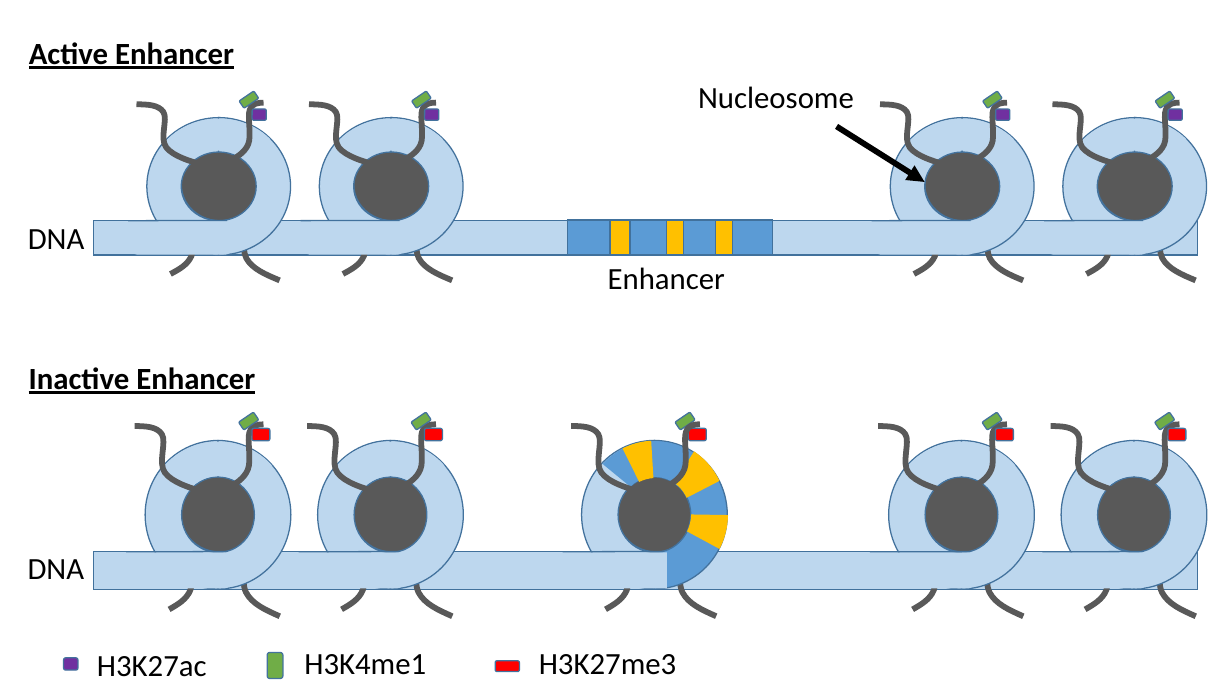
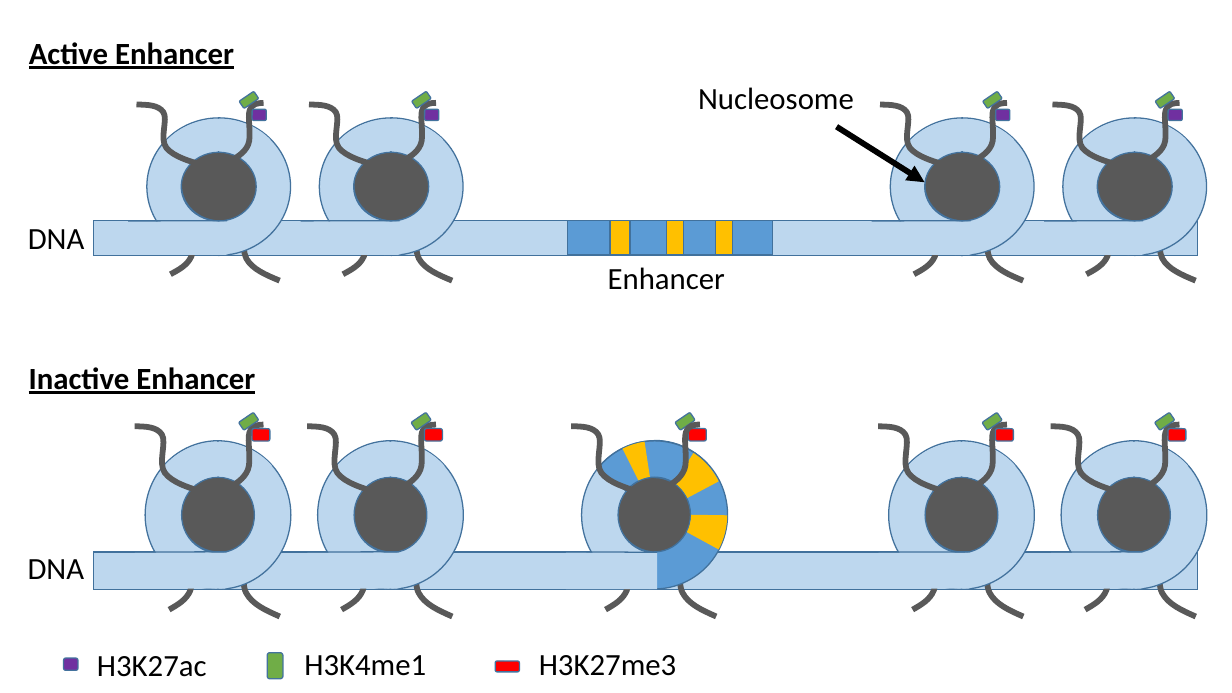
Before and after one commit to David-Taub/HOP-HMM, a slide deck: slide 3 of Help/Figures.pptx. Drawn at 1232x693 pixels with LibreOffice and Linux fonts; fonts in the diff are those of the drawing. Boxes give left, top, right and bottom in pixels: in the first picture for what was removed or moved away, otherwise in the second. Text is boxed around its words. In the diff, an @@ line names an element or a change of style, - is before the commit and + after.

```diff
--- a/Help/Figures.pptx
+++ b/Help/Figures.pptx
@@ proportions changed in 3 elements at (x1=581, y1=441, x2=730, y2=591), (x1=580, y1=439, x2=727, y2=589), (x1=582, y1=442, x2=727, y2=591) @@
@@ arch (boxed as its full ring) at (x1=582, y1=440, x2=728, y2=589): outline #43739E 1 pt to #41719C 1 pt; proportions changed @@
@@ arch (boxed as its full ring) resized from (x1=587, y1=441, x2=723, y2=571) to (x1=582, y1=441, x2=727, y2=588) @@
@@ arch (boxed as its full ring) at (x1=582, y1=441, x2=727, y2=588): outline none to #41719C 1 pt; proportions changed @@
@@ outline redrawn in 20 elements at (x1=395, y1=207, x2=453, y2=281), (x1=400, y1=103, x2=436, y2=163), (x1=222, y1=207, x2=280, y2=281), (x1=227, y1=103, x2=263, y2=163), (x1=1138, y1=207, x2=1196, y2=281), (x1=1143, y1=103, x2=1179, y2=163), (x1=966, y1=207, x2=1024, y2=281), (x1=971, y1=103, x2=1007, y2=163), (x1=342, y1=545, x2=379, y2=610), (x1=399, y1=424, x2=436, y2=489), (x1=169, y1=545, x2=206, y2=610), (x1=226, y1=424, x2=263, y2=489), (x1=1085, y1=545, x2=1122, y2=610), (x1=1143, y1=424, x2=1180, y2=489), (x1=913, y1=545, x2=950, y2=610), (x1=605, y1=545, x2=642, y2=610), (x1=658, y1=537, x2=716, y2=616), (x1=571, y1=426, x2=642, y2=493), (x1=664, y1=424, x2=701, y2=489), (x1=970, y1=425, x2=1007, y2=490) @@
@@ line moved from (664, 552) - (563, 552) to (657, 553) - (563, 552) @@
@@ rectangle resized from (x1=567, y1=553, x2=667, y2=589) to (x1=567, y1=553, x2=658, y2=590) @@
```
Also in this commit, not shown: 2 other files.
